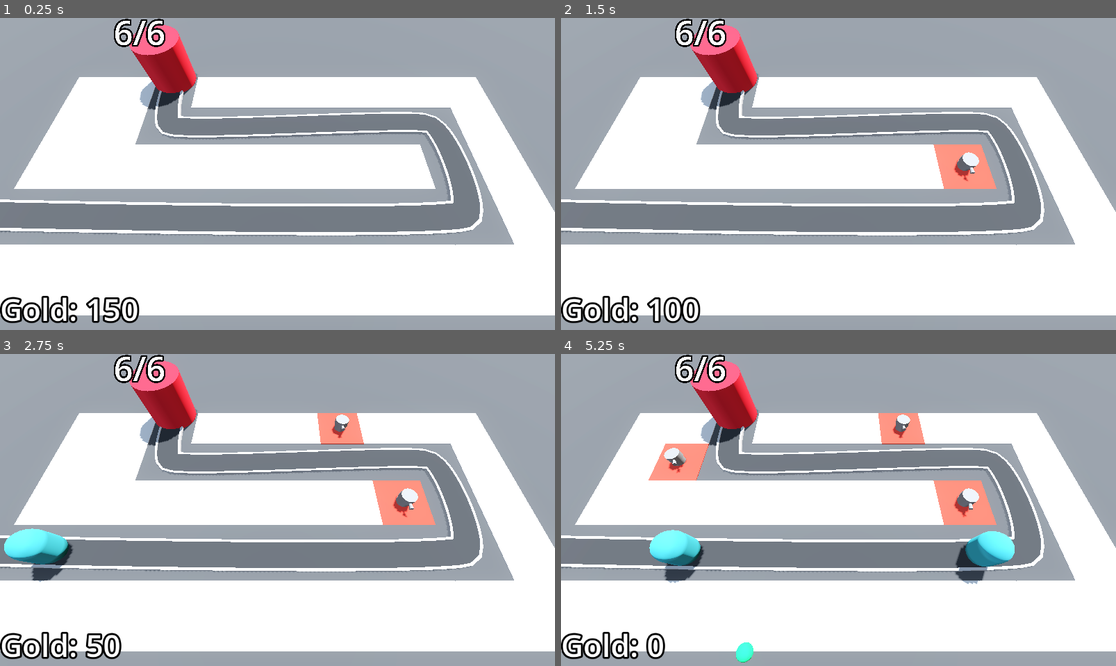
Above: before the commit, frames 1-4 (two rows, left to right).
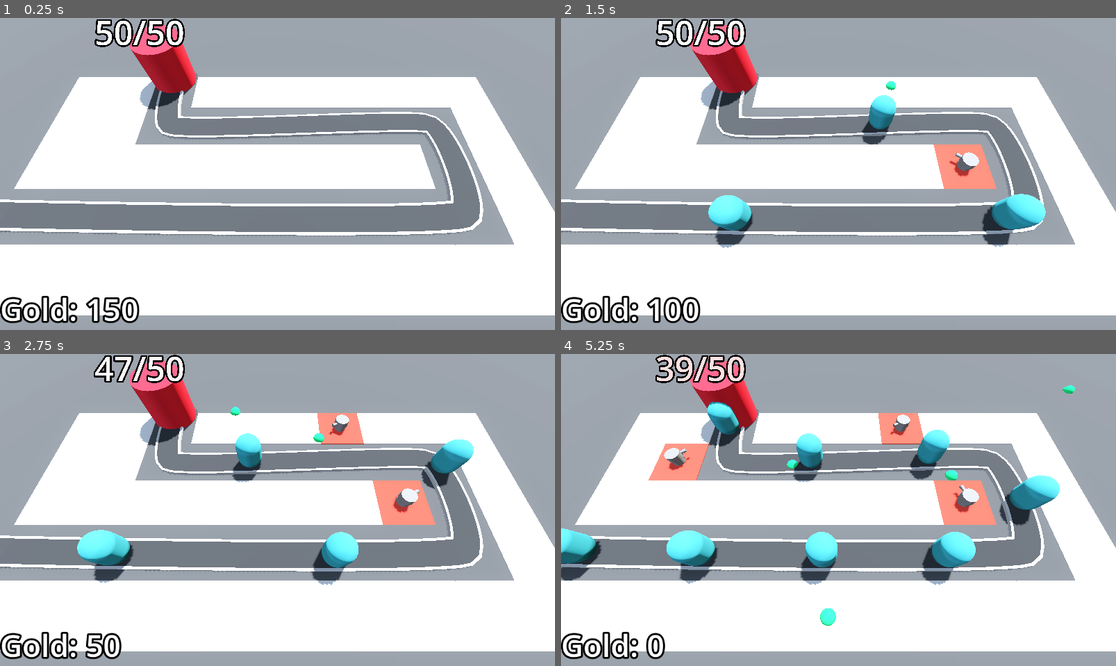
Above: after the commit, the same moments.

Repository: Rubix334/Barbarian_blaster
Game: Godot game, scene res://base_level.tscn
Two runs of this game, one before a commit and one after it. Both use one fixed random seed, a clock stepped at 60 frames per second and the inputs below.
Inputs (mouse positions are in pixels of both pictures, inside the frame that each line leads up to):
- Up to frame 1 (0.25 s): no input
- Up to frame 2 (1.5 s): move the mouse to (960, 158) at 0.52 s; click (960, 158) at 0.6 s; move the mouse to (727, 189) at 1.27 s; click (727, 189) at 1.35 s
- Up to frame 3 (2.75 s): move the mouse to (333, 441) at 2.02 s; click (333, 441) at 2.1 s
- Up to frame 4 (5.25 s): move the mouse to (810, 572) at 2.77 s; click (810, 572) at 2.85 s; move the mouse to (1005, 556) at 3.52 s; click (1005, 556) at 3.6 s; move the mouse to (672, 463) at 4.27 s; click (672, 463) at 4.35 s; move the mouse to (866, 510) at 5.02 s; click (866, 510) at 5.1 s

The runs differ from the first frame. In frame 1, 0.7% of the frame differs, in the area x 17-34%, y 0-10%; in frame 2, 3.6%; in frame 3, 5.7%; in frame 4, 9.1%, in the area x 0-93%, y 0-99%.

Commit message:
add game end

Diff:
--- a/Enemy/Enemy_path.gd
+++ b/Enemy/Enemy_path.gd
@@ -1,13 +1,25 @@
 extends Path3D
 @onready var timer: Timer = $Timer
+
+@export var victory_layer : CanvasLayer
 @export var enemy_scene : PackedScene
 @export var difficulty_manager : Node
 func spawn_enemy() -> void:
 	var new_enemy = enemy_scene.instantiate()
 	new_enemy.max_health = difficulty_manager.get_enemy_health()
 	add_child(new_enemy)
+	new_enemy.tree_exited.connect(enemy_defeated)
 	timer.wait_time = difficulty_manager.get_spawn_time()
 
-
+func enemy_defeated() -> void:
+	if timer.is_stopped():
+		for child in get_children():
+			if child is Enemy:
+				return
+		victory_layer.visible = true
 func _on_timer_timeout() -> void:
 	spawn_enemy()
+
+
+func _on_difficulty_manager_stop_spawning_enemies() -> void:
+	timer.stop()
--- a/base_level.tscn
+++ b/base_level.tscn
@@ -95,9 +95,10 @@
 }
 metadata/_editor_floor_ = Vector3(0, 0, 0)
 
-[node name="EnemyPath" type="Path3D" parent="." unique_id=1817767257 node_paths=PackedStringArray("difficulty_manager")]
+[node name="EnemyPath" type="Path3D" parent="." unique_id=1817767257 node_paths=PackedStringArray("victory_layer", "difficulty_manager")]
 curve = SubResource("Curve3D_bo3yr")
 script = ExtResource("3_2elnx")
+victory_layer = NodePath("../VictoryLayer")
 enemy_scene = ExtResource("2_5vx1e")
 difficulty_manager = NodePath("../DifficultyManager")
 
@@ -152,7 +153,7 @@
 
 [node name="Base" parent="." unique_id=1003186674 instance=ExtResource("3_eesb3")]
 transform = Transform3D(1, 0, 0, 0, 1, 0, 0, 0, 1, -10.17345, 0, -7.665709)
-max_health = 6
+max_health = 50
 
 [node name="TurretManager" type="Node3D" parent="." unique_id=801534977 node_paths=PackedStringArray("enemy_path")]
 script = ExtResource("5_ftfrf")
@@ -162,4 +163,16 @@
 [node name="DifficultyManager" parent="." unique_id=2079664124 instance=ExtResource("9_xjg0i")]
 enemy_health_curve = SubResource("Curve_xjg0i")
 
+[node name="VictoryLayer" type="CanvasLayer" parent="." unique_id=891238701]
+visible = false
+
+[node name="ColorRect" type="ColorRect" parent="VictoryLayer" unique_id=1170169032]
+anchors_preset = 15
+anchor_right = 1.0
+anchor_bottom = 1.0
+grow_horizontal = 2
+grow_vertical = 2
+color = Color(0, 0, 0, 1)
+
 [connection signal="timeout" from="EnemyPath/Timer" to="EnemyPath" method="_on_timer_timeout"]
+[connection signal="stop_spawning_enemies" from="DifficultyManager" to="EnemyPath" method="_on_difficulty_manager_stop_spawning_enemies"]
--- a/difficulty_manager.gd
+++ b/difficulty_manager.gd
@@ -5,12 +5,16 @@
 @export var game_length := 30
 @export var enemy_health_curve : Curve
 
+signal stop_spawning_enemies
+
 func _ready() -> void:
 	timer.wait_time = game_length
 	timer.start()
+	Engine.time_scale = 5
 
 func _process(delta: float) -> void:
-	print(get_spawn_time())
+	#print(get_spawn_time())
+	pass
 
 func game_progress_ratio() -> float:
 	return 1.0 - (timer.time_left / game_length)
@@ -20,3 +24,7 @@
 
 func get_enemy_health() -> float:
 	return enemy_health_curve.sample(game_progress_ratio())
+
+
+func _on_timer_timeout() -> void:
+	stop_spawning_enemies.emit()
--- a/difficulty_manager.tscn
+++ b/difficulty_manager.tscn
@@ -7,9 +7,11 @@
 _data = [Vector2(0, 2), 0.0, -1.5, 0, 1, Vector2(1, 0.5), -1.5, 0.0, 1, 0]
 point_count = 2
 
-[node name="DifficultyManager" type="Node"]
+[node name="DifficultyManager" type="Node" unique_id=687466261]
 script = ExtResource("1_0d281")
 spawn_time_curve = SubResource("Curve_0d281")
 
-[node name="Timer" type="Timer" parent="."]
+[node name="Timer" type="Timer" parent="." unique_id=1729528623]
 one_shot = true
+
+[connection signal="timeout" from="Timer" to="." method="_on_timer_timeout"]
Not shown: 1 places in difficulty_manager.tscn that only renumber resources
